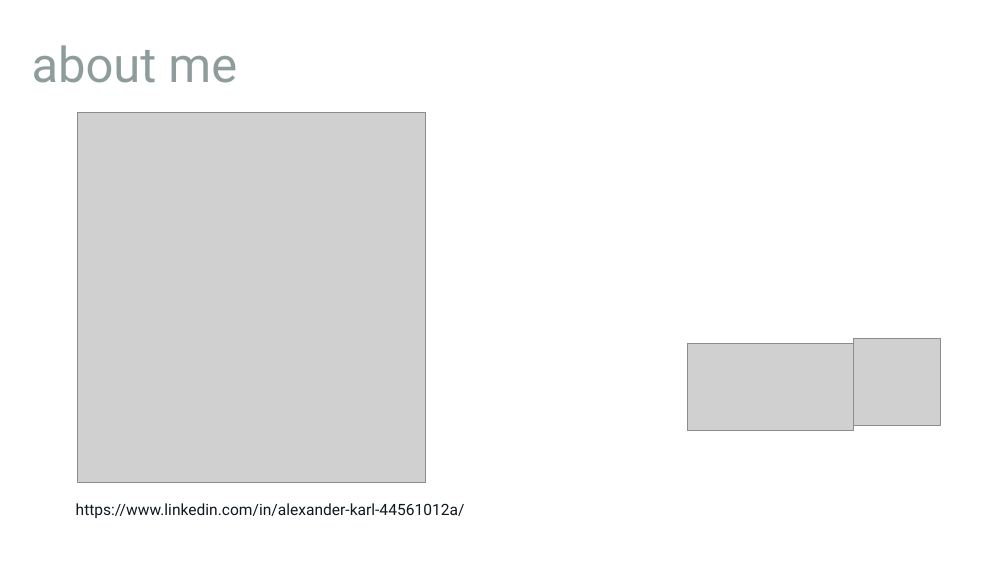
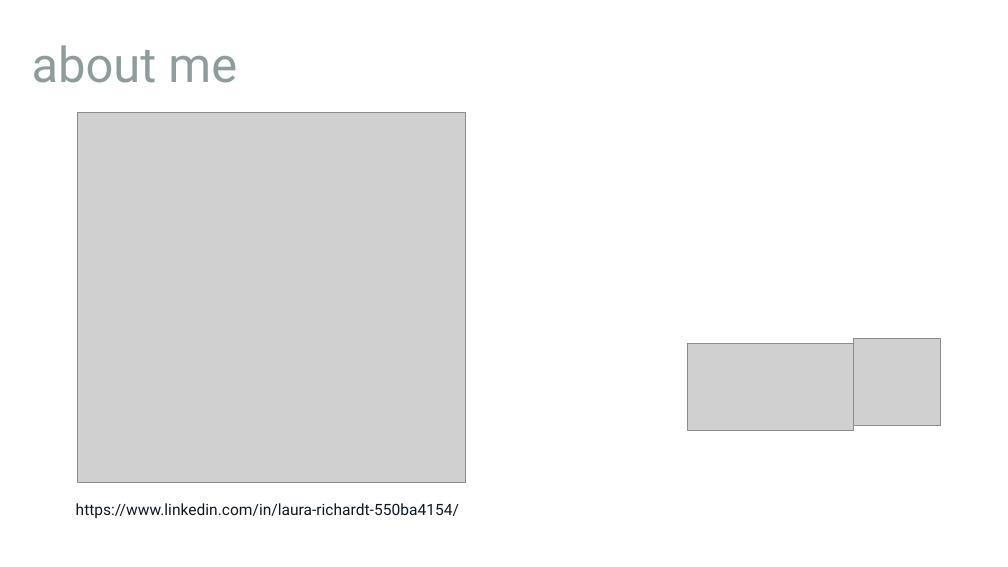
Before and after one commit to net-CDE/presentations, a slide deck: slide 1 of SQLKonferenz2023/laura_about_me.pptx. Drawn at 1008x567 pixels with LibreOffice and Linux fonts; fonts in the diff are those of the drawing; grey boxes stand for pictures; background and template pictures are left out. Boxes give left, top, right and bottom in pixels: in the first picture for what was removed or moved away, otherwise in the second. Text is boxed around its words. In the diff, an @@ line names an element or a change of style, - is before the commit and + after.

Commit message:
Update laura about me

```diff
--- a/SQLKonferenz2023/laura_about_me.pptx
+++ b/SQLKonferenz2023/laura_about_me.pptx
@@ picture: place and size @@
-picture at bbox=[78, 113, 426, 482]
+picture at bbox=[78, 113, 466, 482]
@@ text at bbox=[76, 503, 459, 518]: text changed @@
-https://www.linkedin.com/in/alexander-karl-44561012a/
+https://www.linkedin.com/in/laura-richardt-550ba4154/
```
